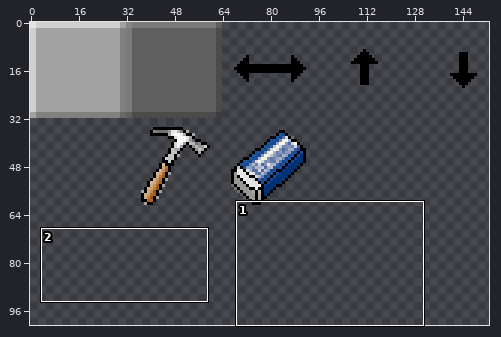
File history of a sprite sheet, client/images/guibase.png. Above, an overview of the earlier version with the close-up marked.
Close-up. As it was:
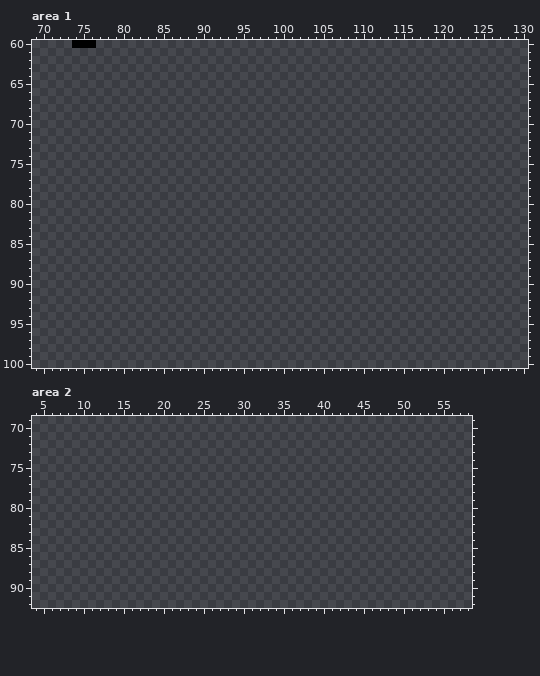
The file is 256x256 pixels. Pixels under 10% opacity are left out. Colours within 5 levels of each other are drawn and written as one. Shown: area 1: x 69..130, y 60..100; area 2: x 4..58, y 69..92. The wide view leaves out empty margins.
And afterwards:
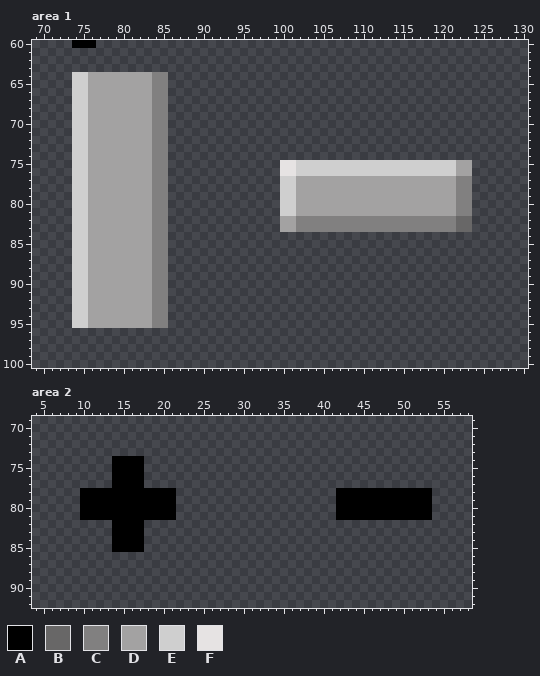
Palette (. is transparent): A #000000  B #686767  C #818080  D #a3a2a2  E #cfcfcf  F #e6e3e3
From old to new:
Changed rows in their new state; - is an unchanged pixel.
Area 1:
first column x 74:
 64 EEDDDDDDDDCC--------------------------------------
 65 EEDDDDDDDDCC--------------------------------------
 66 EEDDDDDDDDCC--------------------------------------
 67 EEDDDDDDDDCC--------------------------------------
 68 EEDDDDDDDDCC--------------------------------------
 69 EEDDDDDDDDCC--------------------------------------
 70 EEDDDDDDDDCC--------------------------------------
 71 EEDDDDDDDDCC--------------------------------------
 72 EEDDDDDDDDCC--------------------------------------
 73 EEDDDDDDDDCC--------------------------------------
 74 EEDDDDDDDDCC--------------------------------------
 75 EEDDDDDDDDCC--------------FFEEEEEEEEEEEEEEEEEEEEDD
 76 EEDDDDDDDDCC--------------FFEEEEEEEEEEEEEEEEEEEEDD
 77 EEDDDDDDDDCC--------------EEDDDDDDDDDDDDDDDDDDDDCC
 78 EEDDDDDDDDCC--------------EEDDDDDDDDDDDDDDDDDDDDCC
 79 EEDDDDDDDDCC--------------EEDDDDDDDDDDDDDDDDDDDDCC
 80 EEDDDDDDDDCC--------------EEDDDDDDDDDDDDDDDDDDDDCC
 81 EEDDDDDDDDCC--------------EEDDDDDDDDDDDDDDDDDDDDCC
 82 EEDDDDDDDDCC--------------DDCCCCCCCCCCCCCCCCCCCCBB
 83 EEDDDDDDDDCC--------------DDCCCCCCCCCCCCCCCCCCCCBB
 84 EEDDDDDDDDCC--------------------------------------
 85 EEDDDDDDDDCC--------------------------------------
 86 EEDDDDDDDDCC--------------------------------------
 87 EEDDDDDDDDCC--------------------------------------
 88 EEDDDDDDDDCC--------------------------------------
 89 EEDDDDDDDDCC--------------------------------------
 90 EEDDDDDDDDCC--------------------------------------
 91 EEDDDDDDDDCC--------------------------------------
 92 EEDDDDDDDDCC--------------------------------------
 93 EEDDDDDDDDCC--------------------------------------
 94 EEDDDDDDDDCC--------------------------------------
 95 EEDDDDDDDDCC--------------------------------------
Area 2:
first column x 10:
74 ----AAAA------------------------------------
75 ----AAAA------------------------------------
76 ----AAAA------------------------------------
77 ----AAAA------------------------------------
78 AAAAAAAAAAAA--------------------AAAAAAAAAAAA
79 AAAAAAAAAAAA--------------------AAAAAAAAAAAA
80 AAAAAAAAAAAA--------------------AAAAAAAAAAAA
81 AAAAAAAAAAAA--------------------AAAAAAAAAAAA
82 ----AAAA------------------------------------
83 ----AAAA------------------------------------
84 ----AAAA------------------------------------
85 ----AAAA------------------------------------
Where, in picture pixels (left, top, right, bottom), the same in both close-ups:
added: (72, 72, 168, 328)
added: (280, 160, 472, 232)
added: (80, 456, 176, 552)
added: (336, 488, 432, 520)
